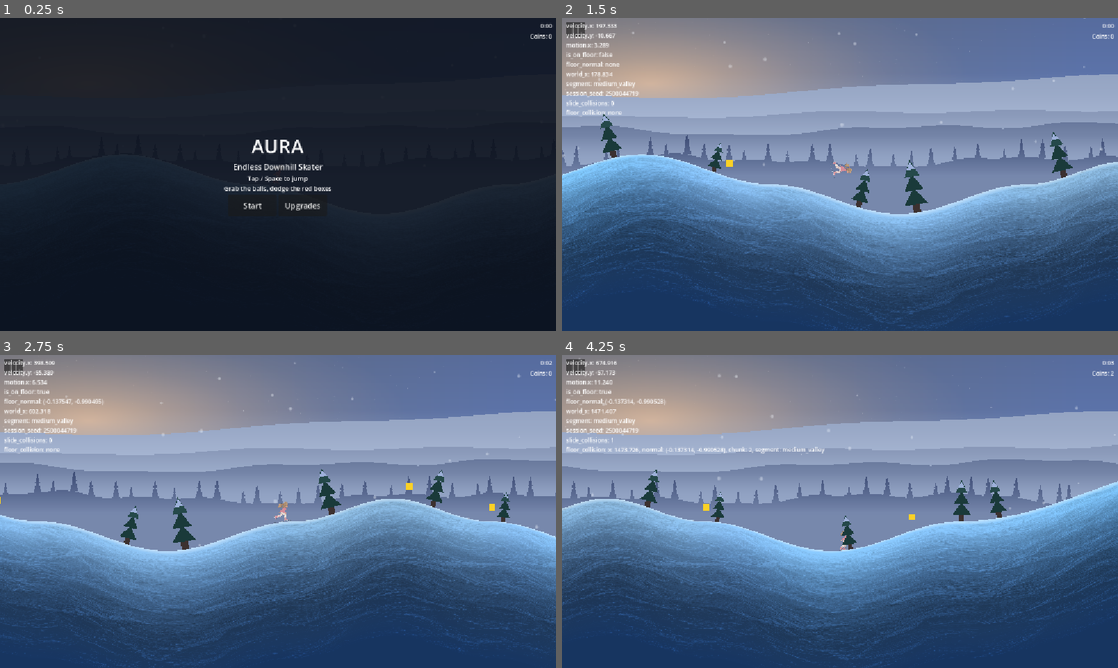
Above: before the commit, frames 1-4 (two rows, left to right).
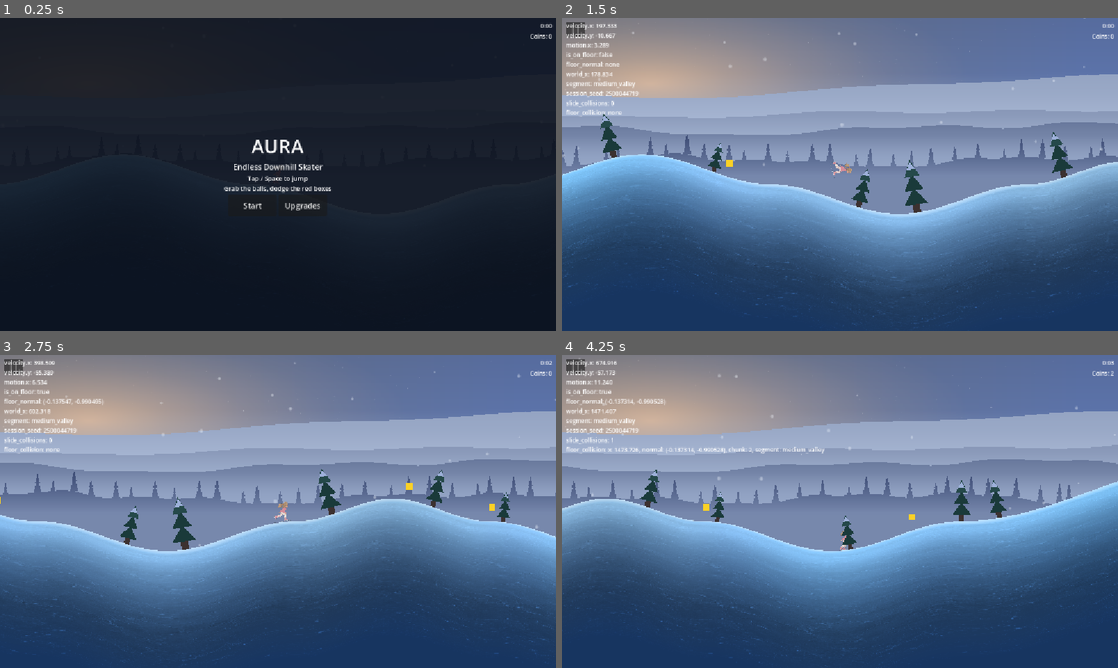
Above: after the commit, the same moments.

Repository: Kiernan-Hub/Aurora
Game: Godot game, scene res://scenes/main.tscn
Same seed, same stepped clock (60 frames per second), same inputs: the game is played once before the commit and once after it.
Inputs (mouse positions are in pixels of both pictures, inside the frame that each line leads up to):
- Up to frame 1 (0.25 s): no input
- Up to frame 2 (1.5 s): click "Start" at 0.5 s; tap Enter (ui_accept) at 1.25 s; move the mouse to (962, 158) at 1.27 s; hold Up (ui_up) from 1.28 s (still down); tap M at 1.35 s; click (962, 158) at 1.42 s
- Up to frame 3 (2.75 s): tap Enter (ui_accept) at 1.52, 1.82 s; release Up (ui_up) at 2 s; drag from (166, 527) to (522, 486) at 2.02 s
- Up to frame 4 (4.25 s): move the mouse to (895, 442) at 2.77 s; hold Up (ui_up) 2.78-3.5 s; tap M at 2.85 s; drag from (812, 574) to (1023, 536) at 3.52 s

The runs differ from the first frame. In frame 2, 1.6% of the frame differs, in the area x 0-100%, y 45-100%; in frame 3, 1.5%; in frame 4, 1.7%, in the area x 0-100%, y 44-100%.

Commit message:
Give the opening biome its own tile, and move rime rather than retire it
fourteen.png becomes ice_crazed_depth on arctic_dawn, which is BIOME_CYCLE[0]
and now permanently the first thing anyone sees -- 6c757c2 made the biome
phase reset on launch, so the opening tile is a fixed, deliberate choice rather
than whatever the cycle happened to land on. ice_rime_depth moves down to
pale_morning instead of being retired, which also takes that biome off the
default. Only starlit_night still uses the default tile, no two adjacent
biomes share one, and ice_variants goes 6 -> 7.

This is the second panel for the slot. thirteen.png was measured and rejected
without shipping, and the reason is now a documented third failure mode in
ice_panels.md: --check passing does not predict how much contrast survives the
build. That panel was soft and cloudy and looked good on every raw number --
strongest depth ramp of any panel to date, coherence ratio 1.12, the least
directional in the project -- but flatten_horizontal_banding() divides out a
2D low-frequency field, which is what the panel was made of. Its banding went
17.63 -> 4.10/255 and it arrived at within-row 0.0106, about half the default
tile's 0.0195. A fainter-than-default tile is not a new family.

fourteen.png is a fine crazed web instead: raw banding only 6.90, so almost
nothing is removed (-> 1.48/255, the cleanest build in the repo), 3px
x-coherence which ties the tightest in the project and rules out any shear,
seam 0.00537 and an exact ramp match. Its within-row is 0.0158, slightly under
the default's 0.0195, and it ships anyway on a deliberate call recorded in the
doc: variance under-rewards detail that is thin and high-frequency, which is
precisely what reads as ice, and its character is plainly distinct from the
default's smooth mottling. The bar is there to catch a collapse, not to be a
threshold. The panel prompt boilerplate is updated so the next generation asks
for sharp small-scale detail rather than soft masses.

Gates: biome_schedule_check PASS, ice_variants=7, which includes the depth-ramp
match every variant must hold against the default. sky_layer_check PASS.

One note for whoever runs sky_layer_check next: mauve_haze's IceHue sits
EXACTLY on the 24/255 floor and the probe does not pin a terrain seed, so it
reads 23 and fails intermittently. Observed once here, then 24 and PASS on
three consecutive re-runs. Its palette and its tile are untouched by this
commit -- this is pre-existing marginal authoring, and the fix when someone
wants one is to raise mauve_haze's ice_hue_variance, not to lower the floor.

Co-Authored-By: Claude Opus 5 <noreply@anthropic.com>

Diff:
--- a/resources/biomes/arctic_dawn.tres
+++ b/resources/biomes/arctic_dawn.tres
@@ -1,7 +1,7 @@
 [gd_resource type="Resource" script_class="BiomePalette" load_steps=3 format=3]
 
 [ext_resource type="Script" path="res://scripts/systems/biome_palette.gd" id="1"]
-[ext_resource type="Texture2D" uid="uid://bgmlhqgc1ly23" path="res://assets/textures/terrain/ice_rime_depth.png" id="2"]
+[ext_resource type="Texture2D" uid="uid://55nrna2g5a6g" path="res://assets/textures/terrain/ice_crazed_depth.png" id="2"]
 
 [resource]
 script = ExtResource("1")
--- a/resources/biomes/pale_morning.tres
+++ b/resources/biomes/pale_morning.tres
@@ -1,6 +1,7 @@
-[gd_resource type="Resource" script_class="BiomePalette" load_steps=2 format=3]
+[gd_resource type="Resource" script_class="BiomePalette" load_steps=3 format=3]
 
 [ext_resource type="Script" path="res://scripts/systems/biome_palette.gd" id="1"]
+[ext_resource type="Texture2D" uid="uid://bgmlhqgc1ly23" path="res://assets/textures/terrain/ice_rime_depth.png" id="2"]
 
 [resource]
 script = ExtResource("1")
@@ -33,6 +34,7 @@
 ice_contrast = 1.16
 snow_cap_color = Color(1, 1, 1, 1)
 snow_cap_strength = 0.5
+ice_texture = ExtResource("2")
 snow_tint = Color(1, 1, 1, 0.34)
 snow_density_scale = 0.7
 mist_strength = 0.75
Binary file added: assets/textures/terrain/ice_crazed_depth.png
Not shown, added: assets/textures/terrain/ice_crazed_depth.png.import
Binary file added: fourteen.png
Not shown, added: fourteen.png.import
Not shown, changed: docs/development/biomes.md
Not shown, changed: docs/development/ice_panels.md
